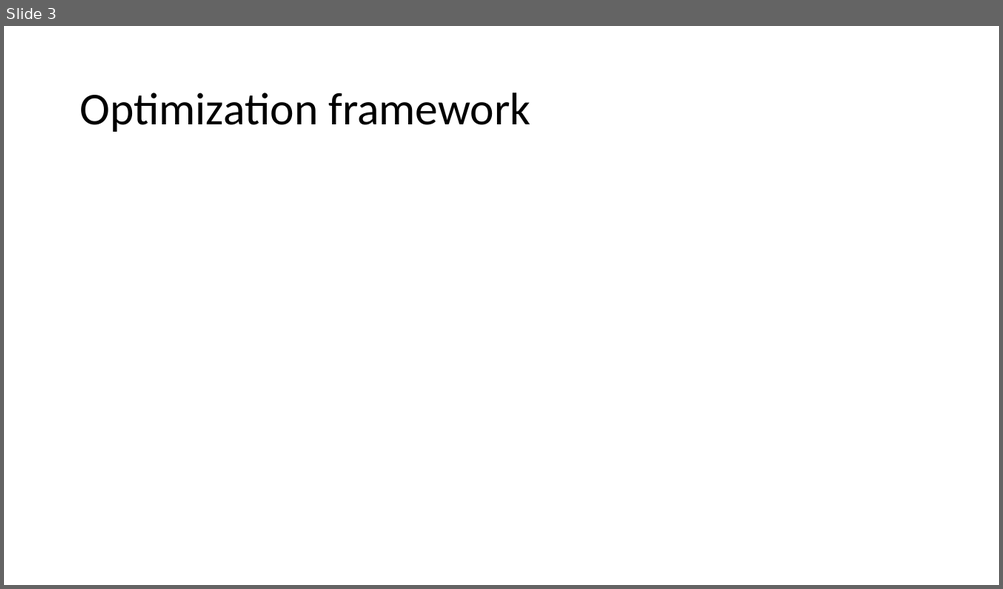
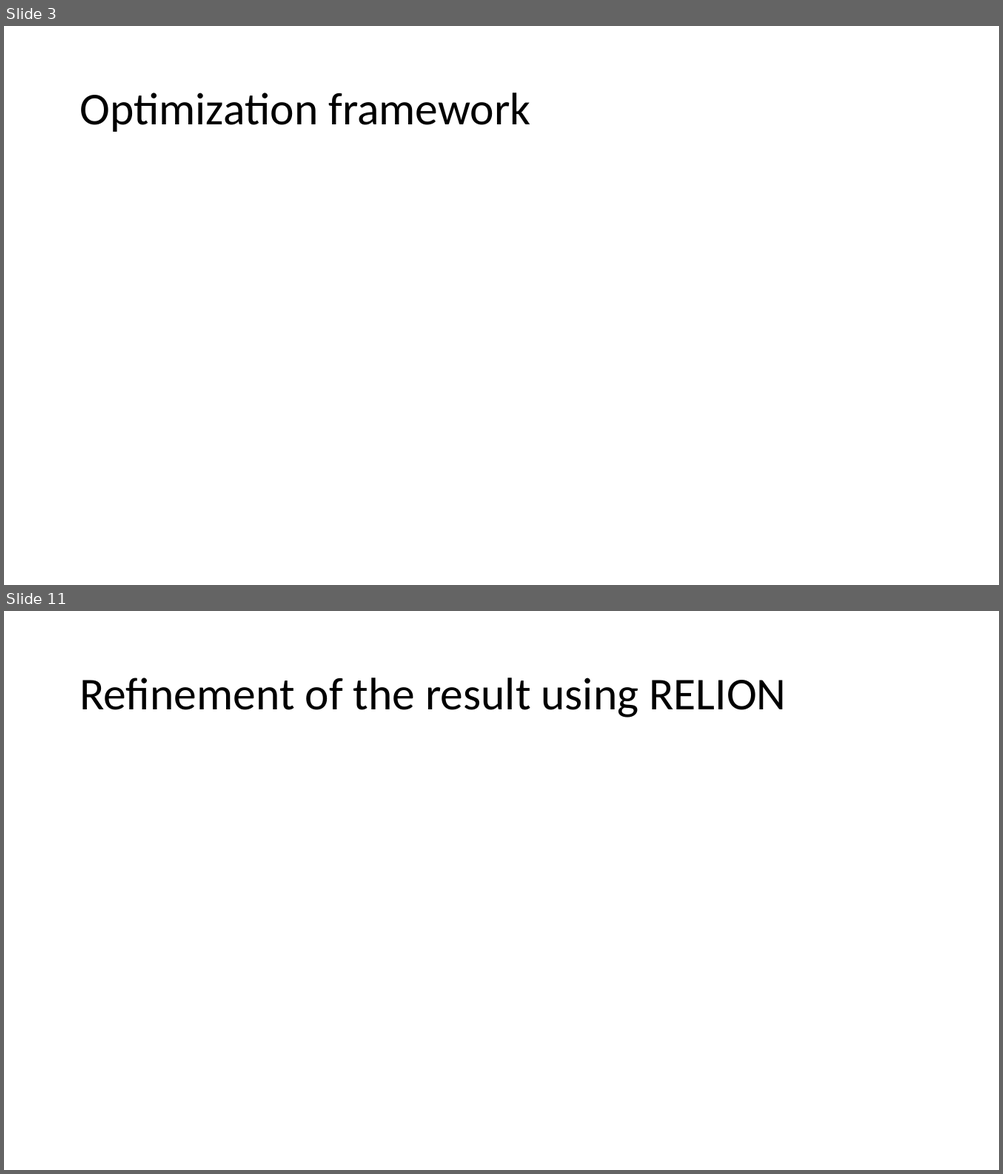
Before and after one commit to arunabh98/EPFL-CryoEM, a slide deck: reports/Project Status 4.pptx. Shown one above the other, each under a label of ours: slide 3 before the commit, slides 3 and 11 after it; the slides between them are not shown. The pictures are 1003x589 and 1003x1174 pixels, drawn with LibreOffice and Linux fonts; fonts in the diff are those of the drawing; grey boxes stand for pictures. Boxes give left, top, right and bottom in pixels: in the first picture for what was removed or moved away, otherwise in the second. Text is boxed around its words. In the diff, an @@ line names an element or a change of style, - is before the commit and + after.

```diff
--- a/reports/Project Status 4.pptx
+++ b/reports/Project Status 4.pptx
@@ slide 11 added at <box>4,611,999,1170</box>, background #FFFFFF @@
@@ title added at <box>79,678,785,718</box>, 44 pt, text #000000 @@
+Refinement of the result using RELION
```
Also in this commit, not shown: 8 other slides added.
